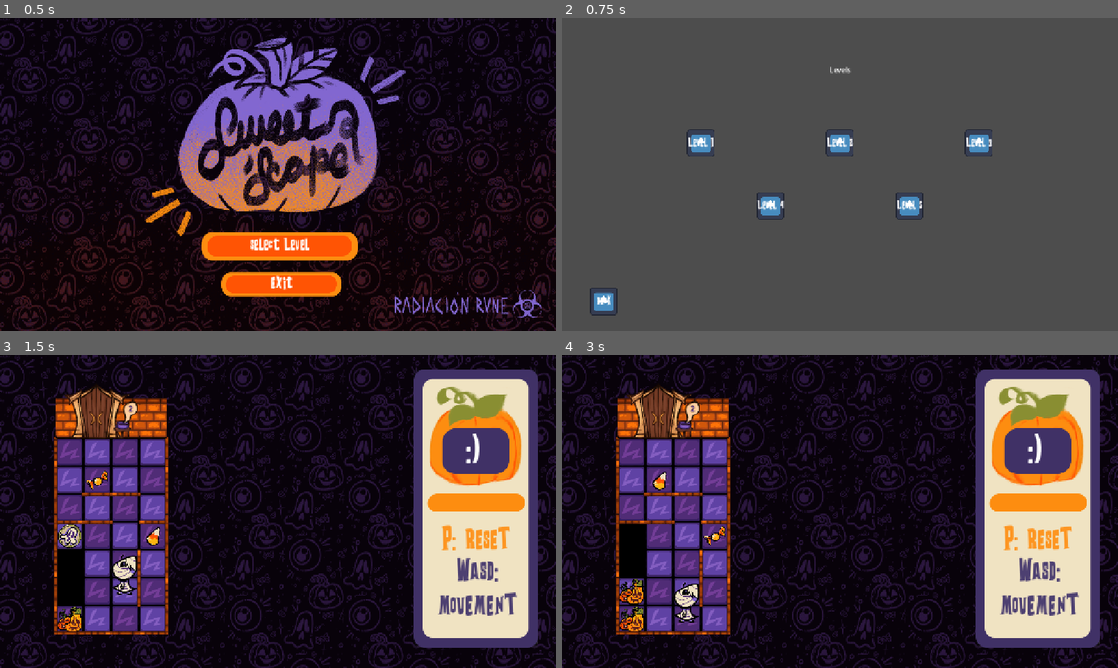
Above: before the commit, frames 1-4 (two rows, left to right).
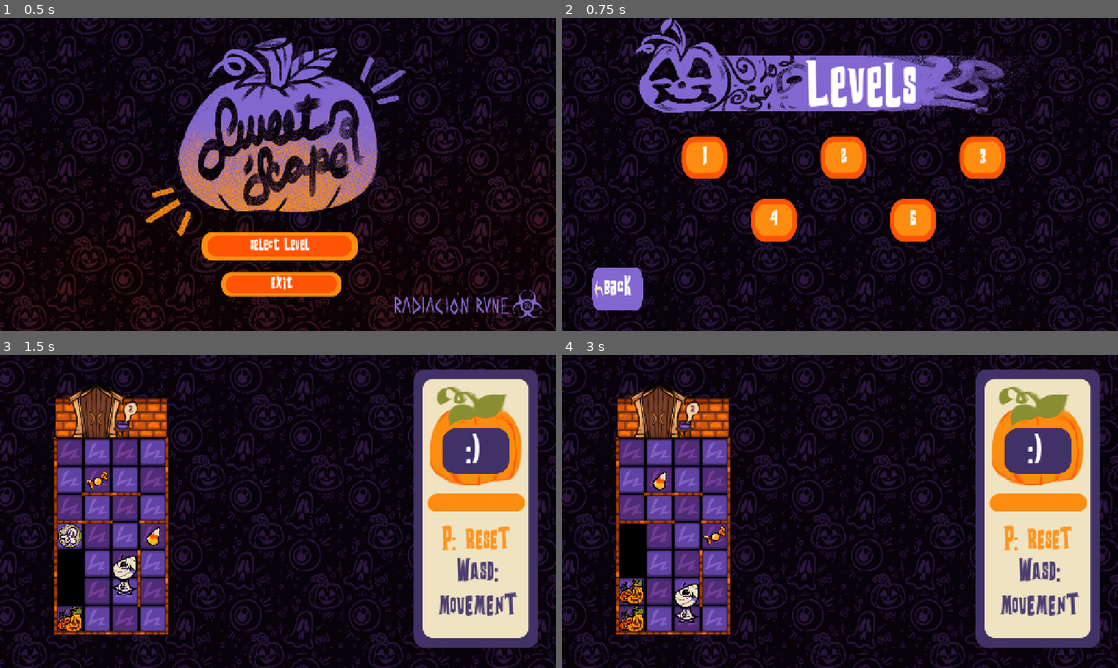
Above: after the commit, the same moments.

Repository: Couselin/RadiacionRune
Game: Godot game, scene res://01_scenes/04_screens/main_menu.tscn
Same seed, same stepped clock (60 frames per second), same inputs: the game is played once before the commit and once after it. The engine's default icon, where the game draws it, is replaced by a stand-in: a white triangle on a blue panel in a dark square.
Inputs:
- Up to frame 1 (0.5 s): no input
- Up to frame 2 (0.75 s): click "Select Level" at 0.5 s
- Up to frame 3 (1.5 s): click "Level 1" (after the commit: "1") at 1.25 s
- Up to frame 4 (3 s): tap Enter at 2 s; hold D (right) 2.03-2.78 s; tap P (reset) at 2.75 s; hold S (down) from 2.78 s (still down)

Frame 1 is identical in both runs. In frame 2, 100% of the frame differs, in the area x 0-100%, y 0-100%; in frame 3, less than 0.1%; in frame 4, less than 0.1%.

Commit message:
:sparkles: UI

Diff:
--- a/radiacion-rune/01_scenes/01_characters/00_player.tscn
+++ b/radiacion-rune/01_scenes/01_characters/00_player.tscn
@@ -10,7 +10,7 @@
 size = Vector2(24, 24)
 
 [node name="Player" type="Node2D" unique_id=46397885]
-z_index = 1
+z_index = 20
 script = ExtResource("1_4tr5h")
 
 [node name="Sprite2D" type="Sprite2D" parent="." unique_id=463945829]
--- a/radiacion-rune/01_scenes/04_screens/level_selection.tscn
+++ b/radiacion-rune/01_scenes/04_screens/level_selection.tscn
@@ -2,6 +2,19 @@
 
 [ext_resource type="Script" uid="uid://dhc6uy25uxcur" path="res://01_scenes/04_screens/level_selection.gd" id="1_1cnjc"]
 [ext_resource type="PackedScene" uid="uid://dmy3ujnuhgg0e" path="res://01_scenes/04_screens/01_components/custom_button.tscn" id="1_mciy3"]
+[ext_resource type="Texture2D" uid="uid://bqp6f5w1avo3f" path="res://00_assets/01_sprites/03_ui/SWS_UI_sprite_full_patternBackground_v01.png" id="2_4c8pq"]
+[ext_resource type="Texture2D" uid="uid://cxfycyeav8w7" path="res://00_assets/01_sprites/03_ui/SWS_UI_sprite_final_titleDecor_v01.png" id="3_453ne"]
+[ext_resource type="FontFile" uid="uid://pw8vq8j08se7" path="res://00_assets/02_fonts/Montaplay Demo.otf" id="4_l5pu8"]
+[ext_resource type="Texture2D" uid="uid://m5b6sr0gy1pg" path="res://00_assets/01_sprites/03_ui/SWS_UI_sprite_final_tinyButton_v01.png" id="6_ygb61"]
+[ext_resource type="Texture2D" uid="uid://cpx86tg33qq65" path="res://00_assets/01_sprites/03_ui/SWS_UI_sprite_final_tinyButtonPressed_v01.png" id="7_1si5c"]
+[ext_resource type="Texture2D" uid="uid://0pso6r5s4rt1" path="res://00_assets/01_sprites/03_ui/SWS_UI_sprite_final_tinyButtonHovered_v01.png" id="8_phmut"]
+[ext_resource type="Texture2D" uid="uid://dll5elw82anmc" path="res://00_assets/01_sprites/03_ui/SWS_UI_sprite_final_backButton_v01.png" id="9_dykq1"]
+[ext_resource type="Texture2D" uid="uid://dym11jjwt4aag" path="res://00_assets/01_sprites/03_ui/SWS_UI_sprite_final_backButtonPressed_v01.png" id="10_xafn8"]
+[ext_resource type="Texture2D" uid="uid://bpqjwv1fln1iv" path="res://00_assets/01_sprites/03_ui/SWS_UI_sprite_final_BackButtonHovered_v01.png" id="11_tavna"]
+
+[sub_resource type="LabelSettings" id="LabelSettings_8w0r3"]
+font = ExtResource("4_l5pu8")
+font_size = 150
 
 [node name="LevelSelection" type="Control" unique_id=1523993108]
 layout_mode = 3
@@ -12,18 +25,37 @@
 grow_vertical = 2
 script = ExtResource("1_1cnjc")
 
-[node name="Label" type="Label" parent="." unique_id=358791834]
+[node name="BG" type="TextureRect" parent="." unique_id=712534632]
+layout_mode = 0
+offset_right = 1280.0
+offset_bottom = 720.0
+texture = ExtResource("2_4c8pq")
+
+[node name="LevelText" type="TextureRect" parent="." unique_id=851237400]
+layout_mode = 1
+anchors_preset = 5
+anchor_left = 0.5
+anchor_right = 0.5
+offset_left = -478.0
+offset_right = 478.0
+offset_bottom = 221.0
+grow_horizontal = 2
+texture = ExtResource("3_453ne")
+
+[node name="Label" type="Label" parent="LevelText" unique_id=358791834]
 layout_mode = 1
 anchors_preset = -1
 anchor_left = 0.5
 anchor_top = 0.15
 anchor_right = 0.5
 anchor_bottom = 0.15
-offset_left = -20.0
-offset_right = 20.0
-offset_bottom = 23.0
+offset_left = -81.0
+offset_top = 51.85
+offset_right = 177.0
+offset_bottom = 214.85
 grow_horizontal = 2
 text = "Levels"
+label_settings = SubResource("LabelSettings_8w0r3")
 
 [node name="Level1" parent="." unique_id=997814475 instance=ExtResource("1_mciy3")]
 layout_mode = 1
@@ -32,13 +64,17 @@
 anchor_top = 0.4
 anchor_right = 0.25
 anchor_bottom = 0.4
-offset_left = -32.0
+offset_left = -56.0
 offset_top = -32.0
-offset_right = 32.0
-offset_bottom = 32.0
+offset_right = 72.0
+offset_bottom = 96.0
 grow_horizontal = 2
 grow_vertical = 2
-button_text = "Level 1"
+texture_normal = ExtResource("6_ygb61")
+texture_pressed = ExtResource("7_1si5c")
+texture_hover = ExtResource("8_phmut")
+button_text = "1"
+size_text = 60
 
 [node name="Level2" parent="." unique_id=1657392992 instance=ExtResource("1_mciy3")]
 layout_mode = 1
@@ -47,13 +83,17 @@
 anchor_top = 0.4
 anchor_right = 0.5
 anchor_bottom = 0.4
-offset_left = -32.0
+offset_left = -56.0
 offset_top = -32.0
-offset_right = 32.0
-offset_bottom = 32.0
+offset_right = 72.0
+offset_bottom = 96.0
 grow_horizontal = 2
 grow_vertical = 2
-button_text = "Level 2"
+texture_normal = ExtResource("6_ygb61")
+texture_pressed = ExtResource("7_1si5c")
+texture_hover = ExtResource("8_phmut")
+button_text = "2"
+size_text = 60
 
 [node name="Level3" parent="." unique_id=155565845 instance=ExtResource("1_mciy3")]
 layout_mode = 1
@@ -62,13 +102,17 @@
 anchor_top = 0.4
 anchor_right = 0.75
 anchor_bottom = 0.4
-offset_left = -32.0
+offset_left = -56.0
 offset_top = -32.0
-offset_right = 32.0
-offset_bottom = 32.0
+offset_right = 72.0
+offset_bottom = 96.0
 grow_horizontal = 2
 grow_vertical = 2
-button_text = "Level 3"
+texture_normal = ExtResource("6_ygb61")
+texture_pressed = ExtResource("7_1si5c")
+texture_hover = ExtResource("8_phmut")
+button_text = "3"
+size_text = 60
 
 [node name="Level4" parent="." unique_id=237741186 instance=ExtResource("1_mciy3")]
 layout_mode = 1
@@ -77,13 +121,17 @@
 anchor_top = 0.6
 anchor_right = 0.375
 anchor_bottom = 0.6
-offset_left = -32.0
-offset_top = -32.0
-offset_right = 32.0
-offset_bottom = 32.0
+offset_left = -56.0
+offset_top = -32.00003
+offset_right = 72.0
+offset_bottom = 95.99997
 grow_horizontal = 2
 grow_vertical = 2
-button_text = "Level 4"
+texture_normal = ExtResource("6_ygb61")
+texture_pressed = ExtResource("7_1si5c")
+texture_hover = ExtResource("8_phmut")
+button_text = "4"
+size_text = 60
 
 [node name="Level5" parent="." unique_id=180413103 instance=ExtResource("1_mciy3")]
 layout_mode = 1
@@ -92,13 +140,17 @@
 anchor_top = 0.6
 anchor_right = 0.625
 anchor_bottom = 0.6
-offset_left = -32.0
-offset_top = -32.0
-offset_right = 32.0
-offset_bottom = 32.0
+offset_left = -56.0
+offset_top = -32.00003
+offset_right = 72.0
+offset_bottom = 95.99997
 grow_horizontal = 2
 grow_vertical = 2
-button_text = "Level 5"
+texture_normal = ExtResource("6_ygb61")
+texture_pressed = ExtResource("7_1si5c")
+texture_hover = ExtResource("8_phmut")
+button_text = "5"
+size_text = 60
 
 [node name="Back" parent="." unique_id=1928532478 instance=ExtResource("1_mciy3")]
 layout_mode = 1
@@ -107,11 +159,15 @@
 anchor_top = 0.95
 anchor_right = 0.05
 anchor_bottom = 0.95
-offset_top = -64.0
-offset_right = 64.0
-offset_bottom = 0.0
+offset_top = -126.0
+offset_right = 128.0
+offset_bottom = 2.0
 grow_vertical = 0
+texture_normal = ExtResource("9_dykq1")
+texture_pressed = ExtResource("10_xafn8")
+texture_hover = ExtResource("11_tavna")
 button_text = "Back"
+size_text = 60
 
 [connection signal="pressed" from="Level1" to="." method="_on_level_1_pressed"]
 [connection signal="pressed" from="Level2" to="." method="_on_level_2_pressed"]
--- a/radiacion-rune/01_scenes/04_screens/level_success.gd
+++ b/radiacion-rune/01_scenes/04_screens/level_success.gd
@@ -7,8 +7,4 @@
 
 
 func _on_replay_button_pressed():
-	get_tree().change_scene_to_file("res://01_scenes/03_levels/99_test.tscn")
-
-
-func _on_next_level_button_pressed():
-	get_tree().change_scene_to_file("res://01_scenes/03_levels/99_test.tscn")
+	get_tree().change_scene_to_file("res://01_scenes/03_levels/01_level1.tscn")
--- a/radiacion-rune/01_scenes/04_screens/level_success.tscn
+++ b/radiacion-rune/01_scenes/04_screens/level_success.tscn
@@ -2,6 +2,16 @@
 
 [ext_resource type="PackedScene" uid="uid://dmy3ujnuhgg0e" path="res://01_scenes/04_screens/01_components/custom_button.tscn" id="1_cuocc"]
 [ext_resource type="Script" uid="uid://dpwrsnjgggl3y" path="res://01_scenes/04_screens/level_success.gd" id="1_yqif4"]
+[ext_resource type="Texture2D" uid="uid://bqp6f5w1avo3f" path="res://00_assets/01_sprites/03_ui/SWS_UI_sprite_full_patternBackground_v01.png" id="2_6dhpc"]
+[ext_resource type="Texture2D" uid="uid://cxfycyeav8w7" path="res://00_assets/01_sprites/03_ui/SWS_UI_sprite_final_titleDecor_v01.png" id="3_i0bqh"]
+[ext_resource type="FontFile" uid="uid://pw8vq8j08se7" path="res://00_assets/02_fonts/Montaplay Demo.otf" id="4_emnq7"]
+[ext_resource type="Texture2D" uid="uid://c7ypp4kc5o6n0" path="res://00_assets/01_sprites/03_ui/SWS_UI_sprite_final_largeButton_v01.png" id="6_baiv5"]
+[ext_resource type="Texture2D" uid="uid://bimle2h0glymf" path="res://00_assets/01_sprites/03_ui/SWS_UI_sprite_final_largeButtonPressed_v01.png" id="7_oj5ej"]
+[ext_resource type="Texture2D" uid="uid://daiea2jr8lwdh" path="res://00_assets/01_sprites/03_ui/SWS_UI_sprite_final_largeButtonHovered_v01.png" id="8_m4msr"]
+
+[sub_resource type="LabelSettings" id="LabelSettings_8w0r3"]
+font = ExtResource("4_emnq7")
+font_size = 90
 
 [node name="LevelSuccess" type="Control" unique_id=1853997539]
 layout_mode = 3
@@ -11,6 +21,23 @@
 grow_horizontal = 2
 grow_vertical = 2
 script = ExtResource("1_yqif4")
+
+[node name="BG" type="TextureRect" parent="." unique_id=964472267]
+layout_mode = 0
+offset_right = 40.0
+offset_bottom = 40.0
+texture = ExtResource("2_6dhpc")
+
+[node name="TextureRect" type="TextureRect" parent="." unique_id=684928906]
+layout_mode = 1
+anchors_preset = 5
+anchor_left = 0.5
+anchor_right = 0.5
+offset_left = -478.0
+offset_right = 478.0
+offset_bottom = 221.0
+grow_horizontal = 2
+texture = ExtResource("3_i0bqh")
 
 [node name="Labels" type="Control" parent="." unique_id=1791732049]
 layout_mode = 1
@@ -27,68 +54,16 @@
 anchor_top = 0.05
 anchor_right = 0.5
 anchor_bottom = 0.05
-offset_left = -82.0
-offset_top = -11.5
-offset_right = 82.0
-offset_bottom = 11.5
+offset_left = -172.5
+offset_top = 74.0
+offset_right = 172.5
+offset_bottom = 172.0
 grow_horizontal = 2
 grow_vertical = 2
 text = "Nivel superado"
+label_settings = SubResource("LabelSettings_8w0r3")
 horizontal_alignment = 1
 uppercase = true
-
-[node name="Replay" type="Label" parent="Labels" unique_id=306050329]
-layout_mode = 1
-anchors_preset = -1
-anchor_left = 0.5
-anchor_top = 0.6
-anchor_right = 0.5
-anchor_bottom = 0.6
-grow_horizontal = 2
-grow_vertical = 2
-text = "	Replay level"
-
-[node name="Level Selection" type="Label" parent="Labels" unique_id=689422305]
-layout_mode = 1
-anchors_preset = -1
-anchor_left = 0.25
-anchor_top = 0.6
-anchor_right = 0.25
-anchor_bottom = 0.6
-grow_horizontal = 2
-grow_vertical = 2
-text = "Level Selection"
-
-[node name="Next Level" type="Label" parent="Labels" unique_id=869260314]
-layout_mode = 1
-anchors_preset = -1
-anchor_left = 0.75
-anchor_top = 0.6
-anchor_right = 0.75
-anchor_bottom = 0.6
-grow_horizontal = 2
-grow_vertical = 2
-text = "Next Level"
-
-[node name="Time" type="Label" parent="Labels" unique_id=1832498597]
-layout_mode = 1
-anchors_preset = -1
-anchor_left = 0.15
-anchor_top = 0.4
-anchor_right = 0.2
-anchor_bottom = 0.4
-grow_vertical = 2
-text = "Time 00:00:00"
-
-[node name="TimeRecord" type="Label" parent="Labels" unique_id=962818427]
-layout_mode = 1
-anchors_preset = -1
-anchor_left = 0.8
-anchor_top = 0.4
-anchor_right = 0.85
-anchor_bottom = 0.4
-grow_vertical = 2
-text = "Time Record 00:00:00"
 
 [node name="Buttons" type="Control" parent="." unique_id=1314931324]
 layout_mode = 1
@@ -101,48 +76,40 @@
 [node name="Level Selection Button" parent="Buttons" unique_id=997814475 instance=ExtResource("1_cuocc")]
 layout_mode = 1
 anchors_preset = -1
-anchor_left = 0.25
+anchor_left = 0.5
 anchor_top = 0.75
-anchor_right = 0.25
+anchor_right = 0.5
 anchor_bottom = 0.75
-offset_left = 0.0
-offset_top = 0.0
 offset_right = 0.0
 offset_bottom = 0.0
 grow_horizontal = 2
 grow_vertical = 2
-button_text = ""
+texture_normal = ExtResource("6_baiv5")
+texture_pressed = ExtResource("7_oj5ej")
+texture_hover = ExtResource("8_m4msr")
+ignore_texture_size = false
+button_text = "Select Level"
+size_text = 40
 
 [node name="Replay Button" parent="Buttons" unique_id=1218337962 instance=ExtResource("1_cuocc")]
 layout_mode = 1
-anchors_preset = -1
+anchors_preset = 8
 anchor_left = 0.5
-anchor_top = 0.75
+anchor_top = 0.5
 anchor_right = 0.5
-anchor_bottom = 0.75
-offset_left = 0.0
-offset_top = 0.0
-offset_right = 0.0
-offset_bottom = 0.0
+anchor_bottom = 0.5
+offset_left = -234.0
+offset_top = -48.0
+offset_right = 234.0
+offset_bottom = 48.0
 grow_horizontal = 2
 grow_vertical = 2
-button_text = ""
-
-[node name="Next Level Button" parent="Buttons" unique_id=1998706754 instance=ExtResource("1_cuocc")]
-layout_mode = 1
-anchors_preset = -1
-anchor_left = 0.75
-anchor_top = 0.75
-anchor_right = 0.75
-anchor_bottom = 0.75
-offset_left = 0.0
-offset_top = 0.0
-offset_right = 0.0
-offset_bottom = 0.0
-grow_horizontal = 2
-grow_vertical = 2
-button_text = ""
+texture_normal = ExtResource("6_baiv5")
+texture_pressed = ExtResource("7_oj5ej")
+texture_hover = ExtResource("8_m4msr")
+ignore_texture_size = false
+button_text = "Replay"
+size_text = 40
 
 [connection signal="pressed" from="Buttons/Level Selection Button" to="." method="_on_level_selection_button_pressed"]
 [connection signal="pressed" from="Buttons/Replay Button" to="." method="_on_replay_button_pressed"]
-[connection signal="pressed" from="Buttons/Next Level Button" to="." method="_on_next_level_button_pressed"]
--- /dev/null
+++ b/radiacion-rune/01_scenes/05_global/global.gd
@@ -0,0 +1,3 @@
+extends Node
+
+var last_level : String
--- /dev/null
+++ b/radiacion-rune/01_scenes/05_global/global.tscn
@@ -0,0 +1,6 @@
+[gd_scene format=3 uid="uid://ceuhbj70xm4sn"]
+
+[ext_resource type="Script" uid="uid://ceblwnb0btc3e" path="res://01_scenes/05_global/global.gd" id="1_s7aaj"]
+
+[node name="Global" type="Node" unique_id=134435994]
+script = ExtResource("1_s7aaj")
Binary file added: radiacion-rune/00_assets/01_sprites/03_ui/SWS_UI_sprite_final_BackButtonHovered_v01.png
Not shown, added: radiacion-rune/00_assets/01_sprites/03_ui/SWS_UI_sprite_final_BackButtonHovered_v01.png.import
Binary file added: radiacion-rune/00_assets/01_sprites/03_ui/SWS_UI_sprite_final_backButtonPressed_v01.png
Not shown, added: radiacion-rune/00_assets/01_sprites/03_ui/SWS_UI_sprite_final_backButtonPressed_v01.png.import
Binary file added: radiacion-rune/00_assets/01_sprites/03_ui/SWS_UI_sprite_final_backButton_v01.png
Not shown, added: radiacion-rune/00_assets/01_sprites/03_ui/SWS_UI_sprite_final_backButton_v01.png.import
Binary file added: radiacion-rune/00_assets/01_sprites/03_ui/SWS_UI_sprite_final_tinyButtonHovered_v01.png
Not shown, added: radiacion-rune/00_assets/01_sprites/03_ui/SWS_UI_sprite_final_tinyButtonHovered_v01.png.import
Binary file added: radiacion-rune/00_assets/01_sprites/03_ui/SWS_UI_sprite_final_tinyButtonHovered_v02.png
Not shown, added: radiacion-rune/00_assets/01_sprites/03_ui/SWS_UI_sprite_final_tinyButtonHovered_v02.png.import
Binary file added: radiacion-rune/00_assets/01_sprites/03_ui/SWS_UI_sprite_final_tinyButtonPressed_v01.png
Not shown, added: radiacion-rune/00_assets/01_sprites/03_ui/SWS_UI_sprite_final_tinyButtonPressed_v01.png.import
(and 9 more such lines)
